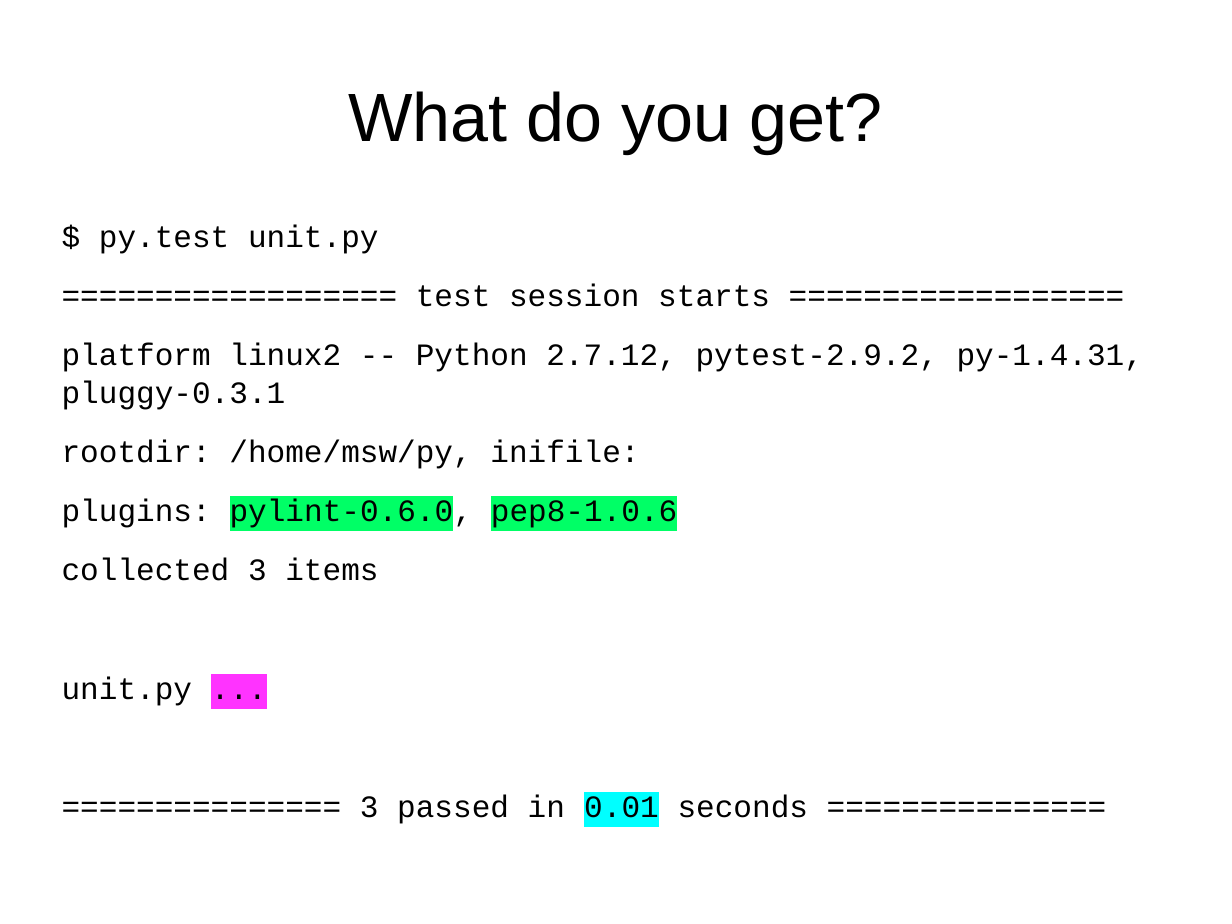
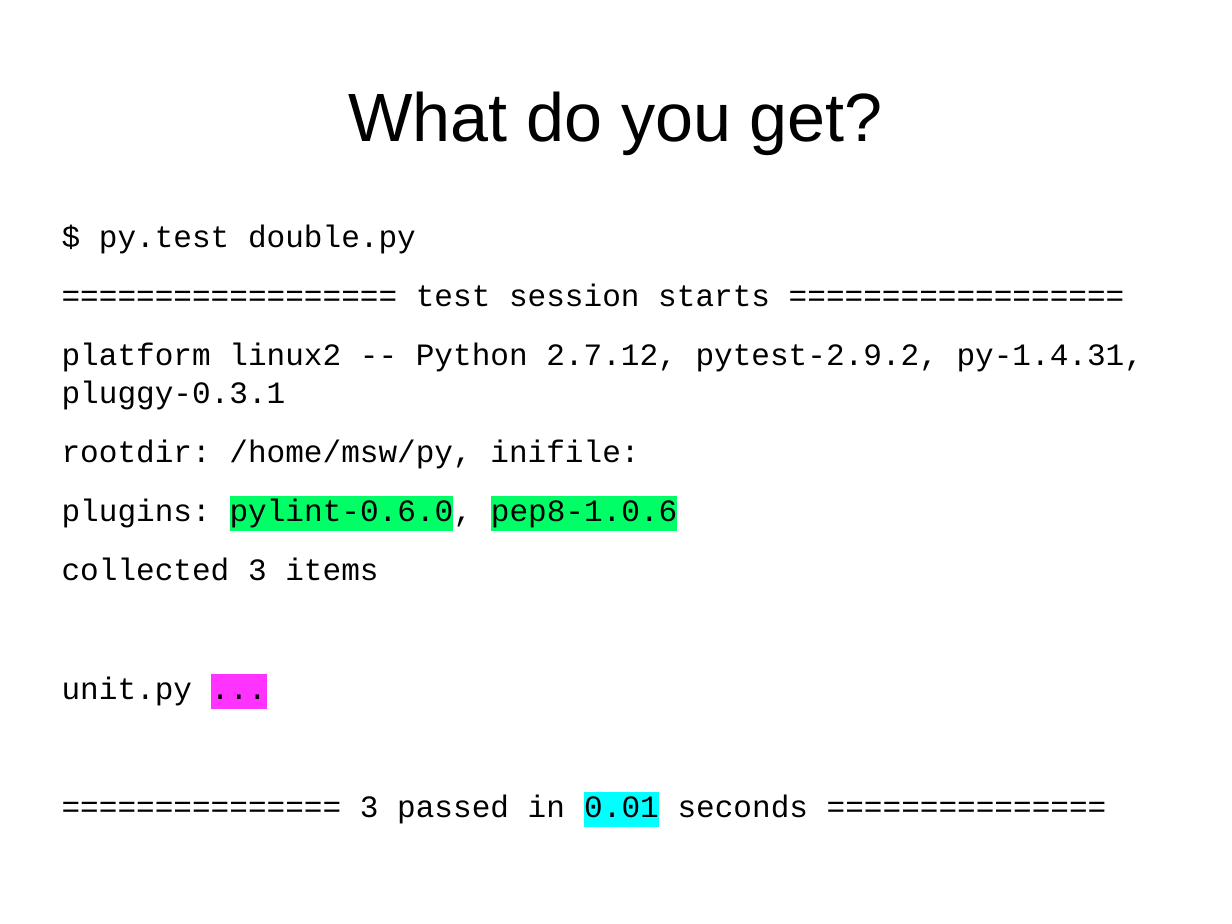
Before and after one commit to mwartell/unittest, a slide deck: slide 4 of unit-testing.odp. Drawn at 1232x924 pixels with LibreOffice and Linux fonts; fonts in the diff are those of the drawing. Boxes give left, top, right and bottom in pixels: in the first picture for what was removed or moved away, otherwise in the second. Text is boxed around its words. In the diff, an @@ line names an element or a change of style, - is before the commit and + after.

```diff
--- a/unit-testing.odp
+++ b/unit-testing.odp
@@ text at (x1=99, y1=224, x2=416, y2=254): text changed @@
-$ py.test unit.py
+$ py.test double.py
```
Also in this commit, not shown: 1 other slide changed, 2 slides added, 1 other file.
